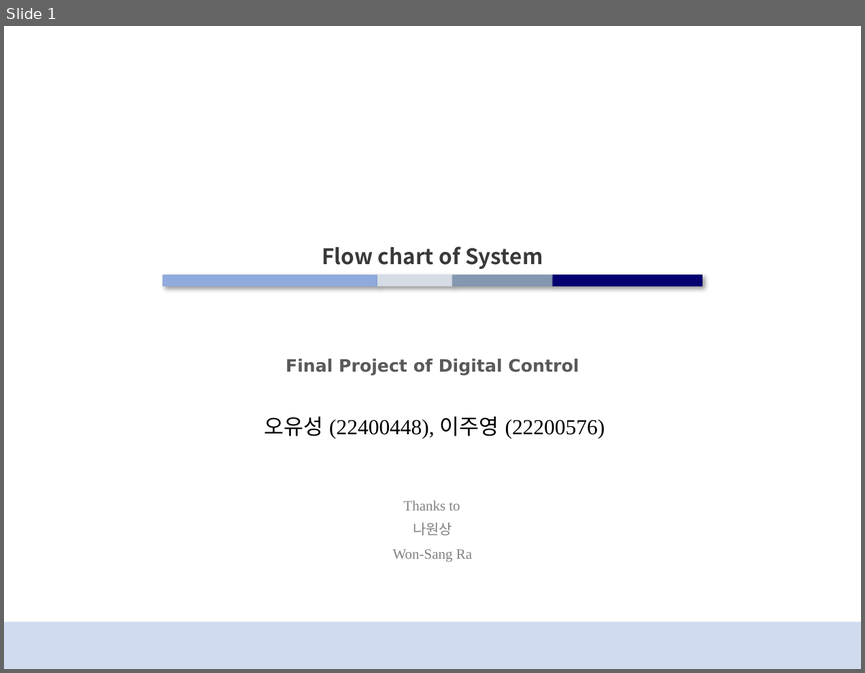
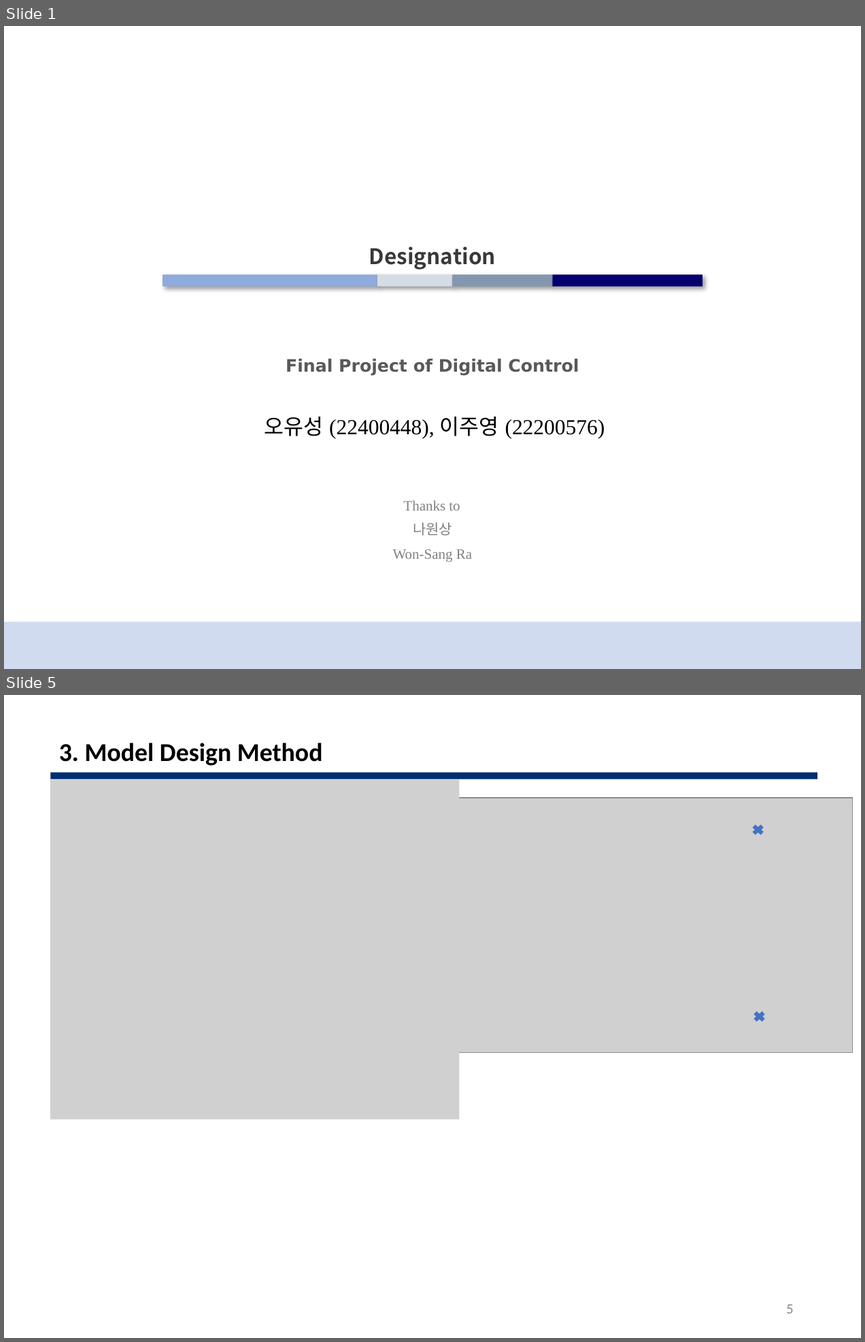
Before and after one commit to 22200576-JUYOUNG-LEE/DCSP_FINAL, a slide deck: 0603_Good/ppt/DCSP_about.pptx. Shown one above the other, each under a label of ours: slide 1 before the commit, slides 1 and 5 after it; the slides between them are not shown. The pictures are 865x673 and 865x1342 pixels, drawn with LibreOffice and Linux fonts; fonts in the diff are those of the drawing; grey boxes stand for pictures. Boxes give left, top, right and bottom in pixels: in the first picture for what was removed or moved away, otherwise in the second. Text is boxed around its words. In the diff, an @@ line names an element or a change of style, - is before the commit and + after.

```diff
--- a/0603_Good/ppt/DCSP_about.pptx
+++ b/0603_Good/ppt/DCSP_about.pptx
@@ slide 5 added at (x1=4, y1=695, x2=861, y2=1338), background #FFFFFF @@
@@ title added at (x1=59, y1=743, x2=323, y2=766), 21.6 pt, text #000000, bold @@
+3. Model Design Method
@@ rectangle added at (x1=50, y1=772, x2=817, y2=779), fill #022D70 @@
@@ picture added at (x1=50, y1=780, x2=459, y2=1119) @@
@@ picture added at (x1=366, y1=798, x2=852, y2=1052) @@
@@ cross added at (x1=751, y1=824, x2=766, y2=836), fill #4472C4, outline #4472C4 1 pt @@
@@ cross added at (x1=752, y1=1011, x2=766, y2=1023), fill #4472C4, outline #4472C4 1 pt @@
@@ page number added at (x1=786, y1=1304, x2=793, y2=1313), 12 pt, text #8C8C8C @@
+5
@@ slide 1 changed as well @@
@@ title at (x1=369, y1=246, x2=496, y2=269): text changed @@
-Flow chart of System
+Designation
```
Also in this commit, not shown: 1 other slide changed, 4 other slides added, 6 slides removed, 2 other files.
